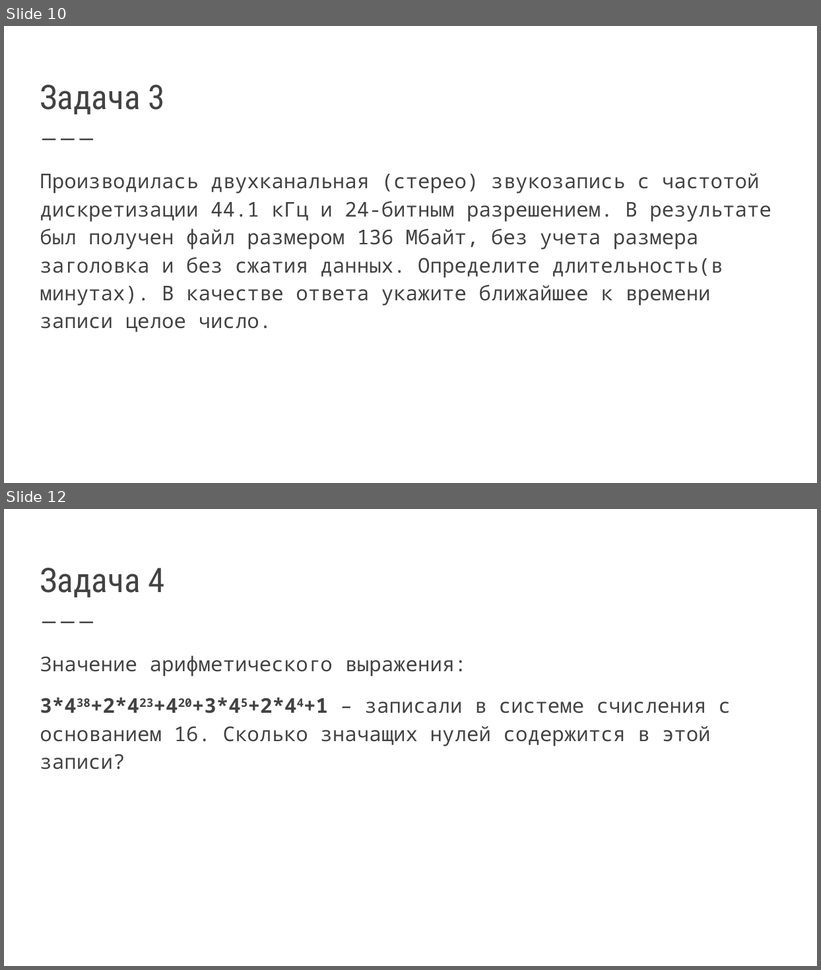
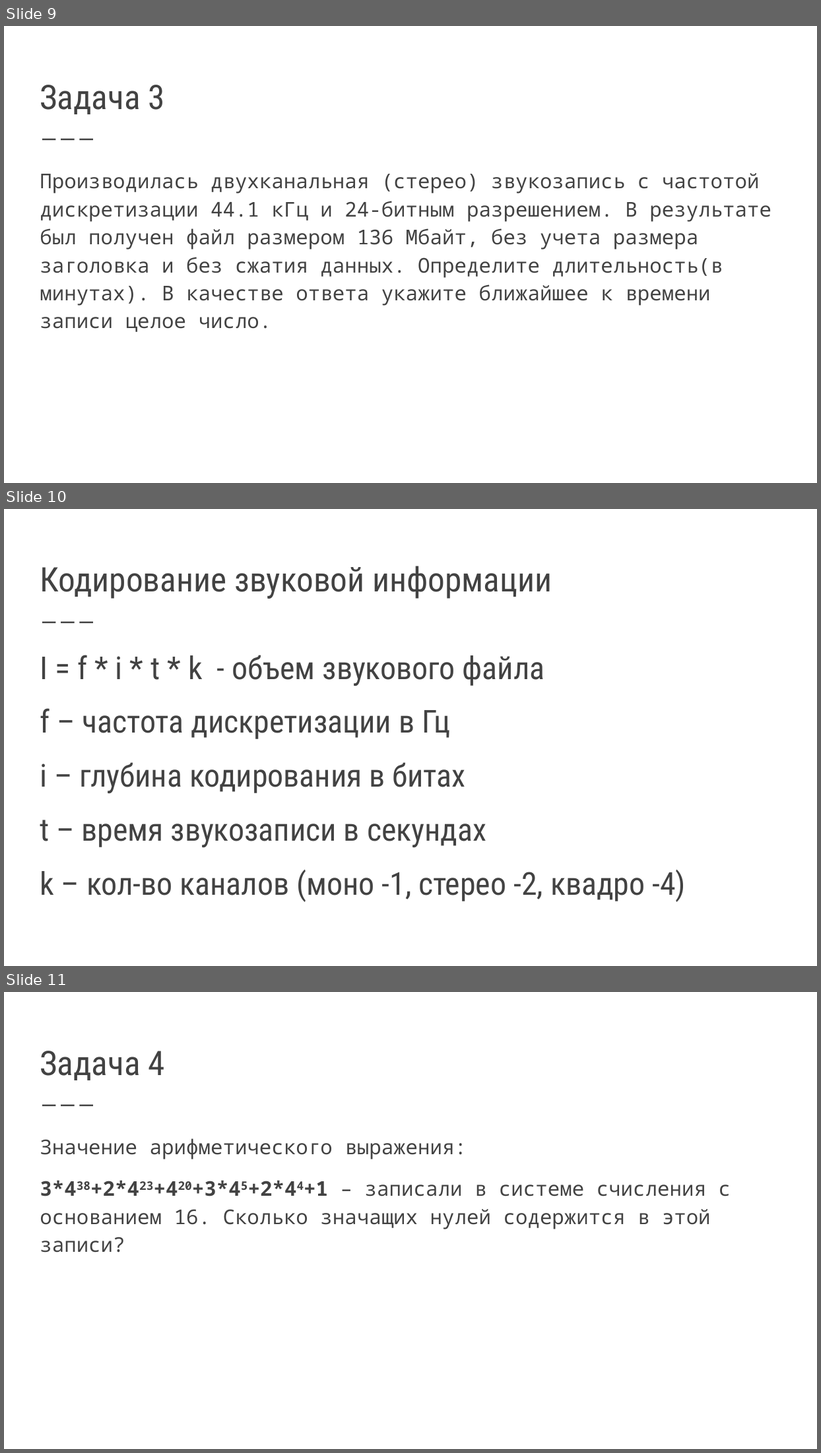
Before and after one commit to EPostanogova/1561_for_students, a slide deck: конспекты к задачам егэ/Простые вычисления.pptx. Shown one above the other, each under a label of ours: slides 10 and 12 before the commit, slides 9, 10 and 11 after it; the slides between them are not shown. The pictures are 821x970 and 821x1453 pixels, drawn with LibreOffice and Linux fonts; fonts in the diff are those of the drawing. Boxes give left, top, right and bottom in pixels: in the first picture for what was removed or moved away, otherwise in the second. Text is boxed around its words. In the diff, an @@ line names an element or a change of style, - is before the commit and + after.

```diff
--- a/конспекты к задачам егэ/Простые вычисления.pptx
+++ b/конспекты к задачам егэ/Простые вычисления.pptx
@@ slide 10 added at <box>4,509,817,966</box>, background #FFFFFF; not listed: 1 template element that a slide beside it also shows @@
@@ title added at <box>40,566,552,599</box>, 30 pt, text #424242 @@
+Кодирование звуковой информации
@@ text added at <box>40,655,686,902</box>, 28 pt, text #424242 @@
+I = f * i * t * k - объем звукового файла
+f – частота дискретизации в Гц
+i – глубина кодирования в битах
+t – время звукозаписи в секундах
+k – кол-во каналов (моно -1, стерео -2, квадро -4)
@@ what was slide 10 is now slide 9 @@
@@ what was slide 12 is now slide 11 @@
```
Also in this commit, not shown: 2 other slides added, 4 slides removed.
